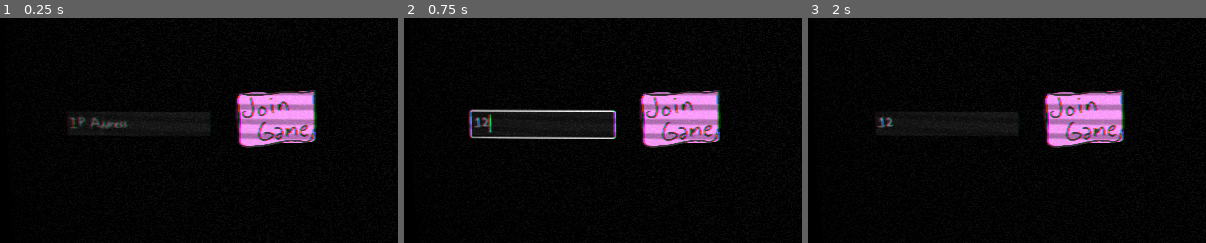
Above: before the commit, frames 1-3 (left to right).
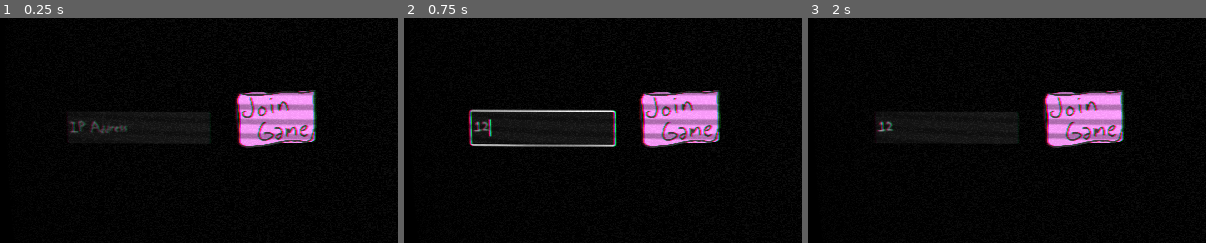
Above: after the commit, the same moments.

Repository: maxrchung/ride_in_the_rain
Game: Godot game, scene res://start.tscn
The game is run twice, just before and just after one commit, with the same random seed, the same clock (stepped at 60 frames per second) and the same inputs. A sky picture missing from this copy of the repository is replaced by a grey-blue gradient.
Inputs (mouse positions are % of the whole screen's width and height, from its top left):
- Up to frame 1 (0.25 s): no input
- Up to frame 2 (0.75 s): click (17, 66) at 0.52 s; type "12" at 0.6 s
- Up to frame 3 (2 s): click (75, 65) at 1.25 s
The pictures show only the part of the screen within x 0-50%, y 42-92%; the shares and areas given below are measured in that part.

The runs differ from the first frame. In frame 1, 0.5% of the frame differs, in the area x 17-32%, y 44-52%; in frame 2, 1.1%, in the area x 16-54%, y 42-58%; in frame 3, 0.2%.

Commit message:
adjust volume and fix ip address height

Diff:
--- a/bgm.tscn
+++ b/bgm.tscn
@@ -11,5 +11,5 @@
 
 [node name="Euro" type="AudioStreamPlayer" parent="."]
 stream = ExtResource("2_l71jt")
-volume_db = -15.0
+volume_db = -5.0
 autoplay = true
--- a/start.tscn
+++ b/start.tscn
@@ -131,7 +131,9 @@
 offset_left = 95.0
 offset_top = 406.0
 offset_right = 305.0
-offset_bottom = 443.0
+offset_bottom = 454.0
+size_flags_horizontal = 0
+size_flags_vertical = 0
 theme = ExtResource("6_vq6qa")
 placeholder_text = "IP Address"
 
